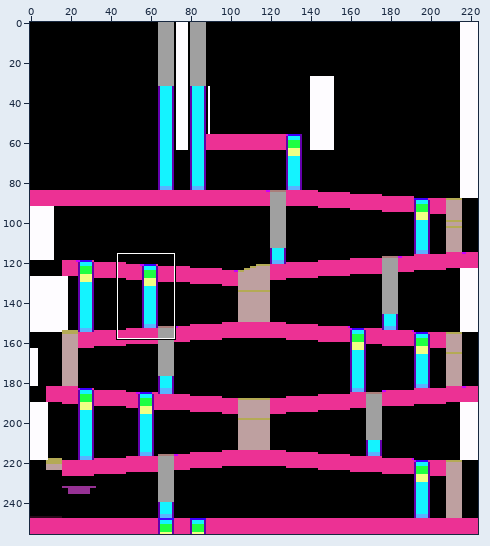
Edited in one commit: sprite sheet (artwork/map2.png). The picture above shows the old version from afar; the outline marks the close-up.
Close-up. Old version:
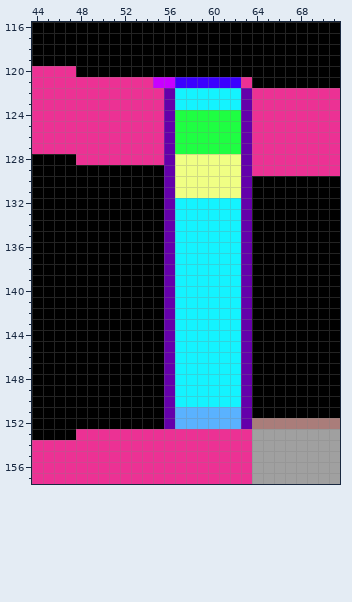
The file is 224x256 pixels. Colours within 5 levels of each other are drawn and written as one. Shown: x 44..71, y 116..157.
The result:
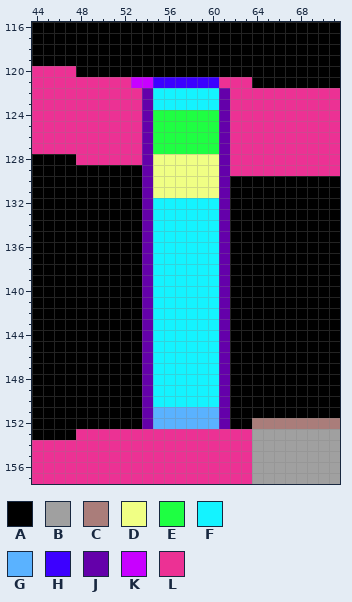
Palette (. is transparent): A #000000  B #a0a0a0  C #aa7d7a  D #f0ff84  E #1eff42  F #14f3ff  G #5ab2ff  H #3c00ff  J #6400aa  K #c800ff  L #ec3194
Changes in this commit:
@@ x 51..65 @@
 120 AAAAAAAAAAAAAAA
-121 LLLLKKHHHHHHLAA
-122 LLLLLJFFFFFFJLL
-123 LLLLLJFFFFFFJLL
-124 LLLLLJEEEEEEJLL
-125 LLLLLJEEEEEEJLL
-126 LLLLLJEEEEEEJLL
-127 LLLLLJEEEEEEJLL
-128 LLLLLJDDDDDDJLL
-129 AAAAAJDDDDDDJLL
-130 AAAAAJDDDDDDJAA
-131 AAAAAJDDDDDDJAA
-132 AAAAAJFFFFFFJAA
-133 AAAAAJFFFFFFJAA
-134 AAAAAJFFFFFFJAA
-135 AAAAAJFFFFFFJAA
-136 AAAAAJFFFFFFJAA
-137 AAAAAJFFFFFFJAA
-138 AAAAAJFFFFFFJAA
-139 AAAAAJFFFFFFJAA
-140 AAAAAJFFFFFFJAA
-141 AAAAAJFFFFFFJAA
-142 AAAAAJFFFFFFJAA
-143 AAAAAJFFFFFFJAA
-144 AAAAAJFFFFFFJAA
-145 AAAAAJFFFFFFJAA
-146 AAAAAJFFFFFFJAA
-147 AAAAAJFFFFFFJAA
-148 AAAAAJFFFFFFJAA
-149 AAAAAJFFFFFFJAA
-150 AAAAAJFFFFFFJAA
-151 AAAAAJGGGGGGJAA
-152 AAAAAJGGGGGGJCC
+121 LLKKHHHHHHLLLAA
+122 LLLJFFFFFFJLLLL
+123 LLLJFFFFFFJLLLL
+124 LLLJEEEEEEJLLLL
+125 LLLJEEEEEEJLLLL
+126 LLLJEEEEEEJLLLL
+127 LLLJEEEEEEJLLLL
+128 LLLJDDDDDDJLLLL
+129 AAAJDDDDDDJLLLL
+130 AAAJDDDDDDJAAAA
+131 AAAJDDDDDDJAAAA
+132 AAAJFFFFFFJAAAA
+133 AAAJFFFFFFJAAAA
+134 AAAJFFFFFFJAAAA
+135 AAAJFFFFFFJAAAA
+136 AAAJFFFFFFJAAAA
+137 AAAJFFFFFFJAAAA
+138 AAAJFFFFFFJAAAA
+139 AAAJFFFFFFJAAAA
+140 AAAJFFFFFFJAAAA
+141 AAAJFFFFFFJAAAA
+142 AAAJFFFFFFJAAAA
+143 AAAJFFFFFFJAAAA
+144 AAAJFFFFFFJAAAA
+145 AAAJFFFFFFJAAAA
+146 AAAJFFFFFFJAAAA
+147 AAAJFFFFFFJAAAA
+148 AAAJFFFFFFJAAAA
+149 AAAJFFFFFFJAAAA
+150 AAAJFFFFFFJAAAA
+151 AAAJGGGGGGJAAAA
+152 AAAJGGGGGGJAACC
 153 LLLLLLLLLLLLLBB
Pixel boxes of the changes (left, top, right, bottom) in both close-ups:
changed: (131, 77, 252, 429)
